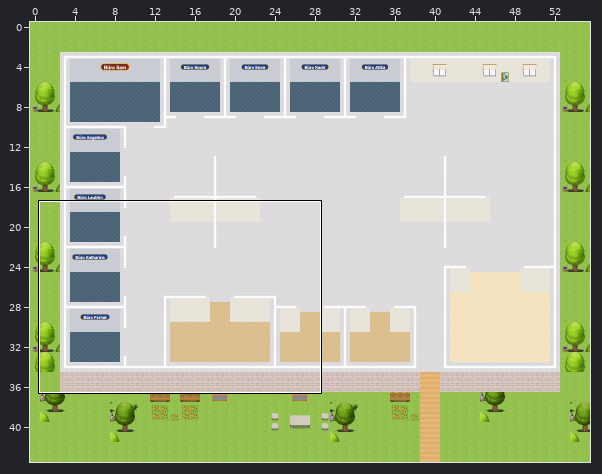
One commit to this Tiled map (JSON): sw-office.tmj. The first picture is a wide view before the edit; the outline marks the close-up.
Close-up. Earlier state:
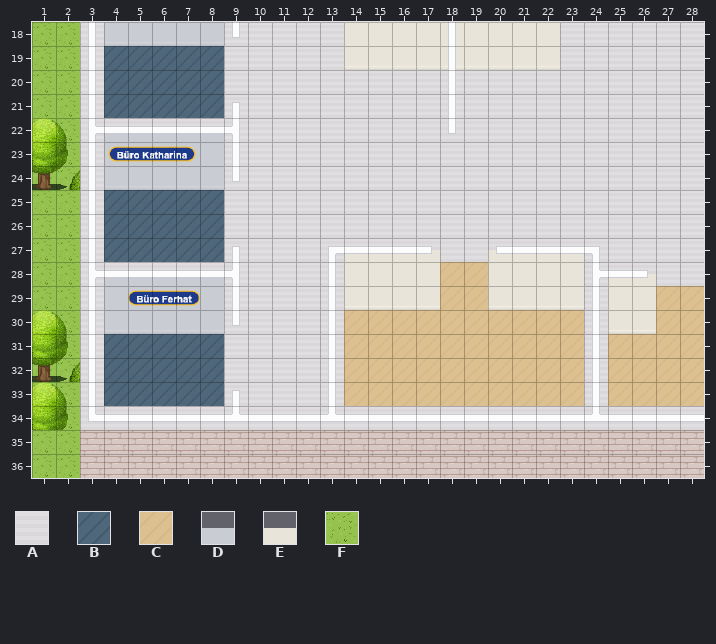
Cells are 32x32 px. Shown: x 1..28, y 18..36. The commit also changed other parts of the map, which this record leaves out.
Key: from "SW_Farben": A 9, B 11, C 26, D 85, E 93; from "WA_Exterior": F 628.
_ is an empty cell, # one hidden under a higher layer.
Layers that did not change in this view are not listed.
Layer "floor/floor1" before, first column x 1:
18 FFA#####AAAAA#########AAAAAA
19 FFABBBBBAAAAA#########AAAAAA
20 FFABBBBBAAAAAAAAAAAAAAAAAAAA
21 FFABBBBBAAAAAAAAAAAAAAAAAAAA
22 FFAAAAAAAAAAAAAAAAAAAAAAAAAA
23 #FA#####AAAAAAAAAAAAAAAAAAAA
24 FFA#####AAAAAAAAAAAAAAAAAAAA
25 FFABBBBBAAAAAAAAAAAAAAAAAAAA
26 FFABBBBBAAAAAAAAAAAAAAAAAAAA
27 FFABBBBBAAAAAAAAAAAAAAAAAAAA
28 FFAAAAAAAAAAA####CC####AAAAA
29 FFA#####AAAAA####CC####A##CC
30 FFA#####AAAAACCCCCCCCCCA##CC
31 #FABBBBBAAAAACCCCCCCCCCACCCC
32 FFABBBBBAAAAACCCCCCCCCCACCCC
33 FFABBBBBAAAAACCCCCCCCCCACCCC
34 #FAAAAAAAAAAAAAAAAAAAAAAAAAA
35 FF##########################
36 FF##########################
Layer "floor/floor2" before, first column x 1:
18 ____________________________
19 ____________________________
20 ____________________________
21 ____________________________
22 ___DDDDD____________________
23 ____________________________
24 ____________________________
25 ____________________________
26 ____________________________
27 _____________EEEE__EEEE_____
28 ___DDDDD________________EE__
29 ____________________________
30 ____________________________
31 ____________________________
32 ____________________________
33 ____________________________
34 ____________________________
35 ____________________________
36 ____________________________
The result:
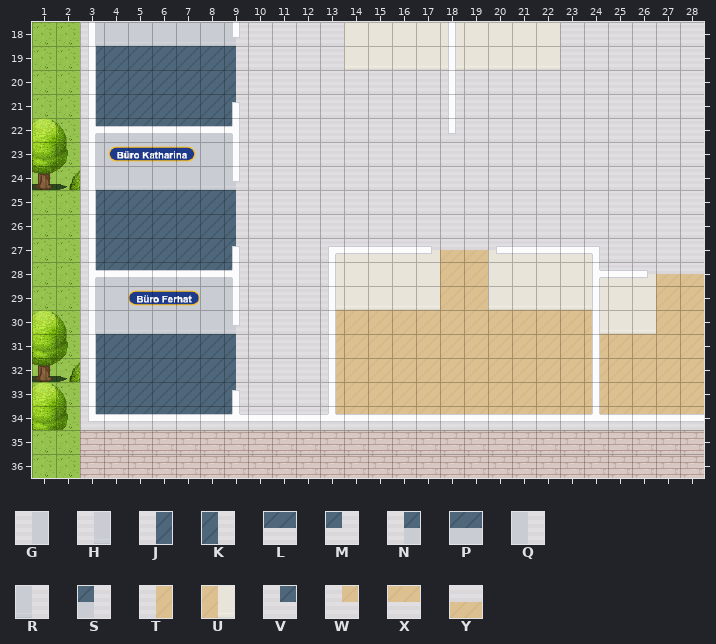
Further tiles: from "SW_Misch": G 5, H 9, J 13, K 14, L 16, M 17, N 18, P 19, Q 21, R 22, S 23, T 44, U 45, V 49, W 50, X 51, Y 56.
Changes in this commit:
Layer "floor/floor1":
The edit turns tile A into tile C in rows 31 to 33 at x 24.
The edit turns tile A into tile G in row 23 at x 3; in row 29 at x 3.
The edit turns tile A into tile H in row 18 at x 3; in row 24 at x 3; in row 30 at x 3.
The edit turns tile A into tile J in rows 19 to 21 at x 3; in rows 25 to 27 at x 3; in rows 31 to 33 at x 3.
The edit turns tile A into tile K in rows 19 to 21 at x 9; in rows 25 to 27 at x 9; in rows 31 to 33 at x 9.
The edit turns tile A into tile L in row 34 at x 4 to 8.
The edit turns tile A into tile M in row 34 at x 9.
The edit turns tile A into tile N in row 22 at x 3; in row 28 at x 3.
The edit turns tile A into tile P in row 22 at x 4 to 8; in row 28 at x 4 to 8.
The edit turns tile A into tile Q in row 23 at x 9; in row 29 at x 9.
The edit turns tile A into tile R in row 18 at x 9; in row 24 at x 9; in row 30 at x 9.
The edit turns tile A into tile S in row 22 at x 9; in row 28 at x 9.
The edit turns tile A into tile T in rows 30 to 33 at x 13.
The edit turns tile A into tile U in row 30 at x 24.
The edit turns tile A into tile V in row 34 at x 3.
The edit turns tile A into tile W in row 34 at x 13.
The edit turns tile A into tile X in row 34 at x 14 to 28.
The edit turns tile A into tile Y in row 27 at x 18 to 19; in row 28 at x 27 to 28.
Layer "floor/floor2":
Tile D is gone in row 22 at x 4 to 8; in row 28 at x 4 to 8.
